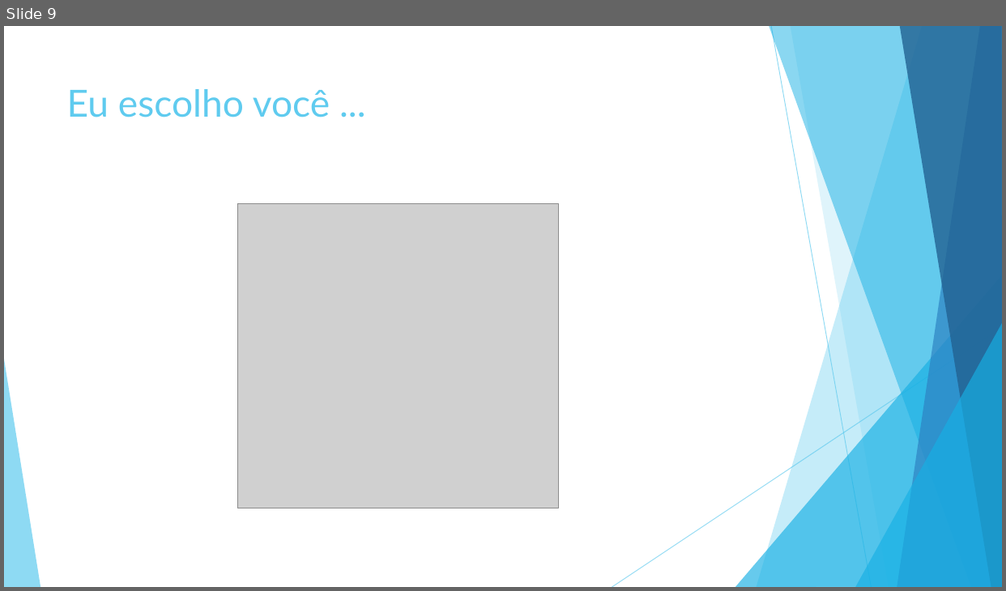
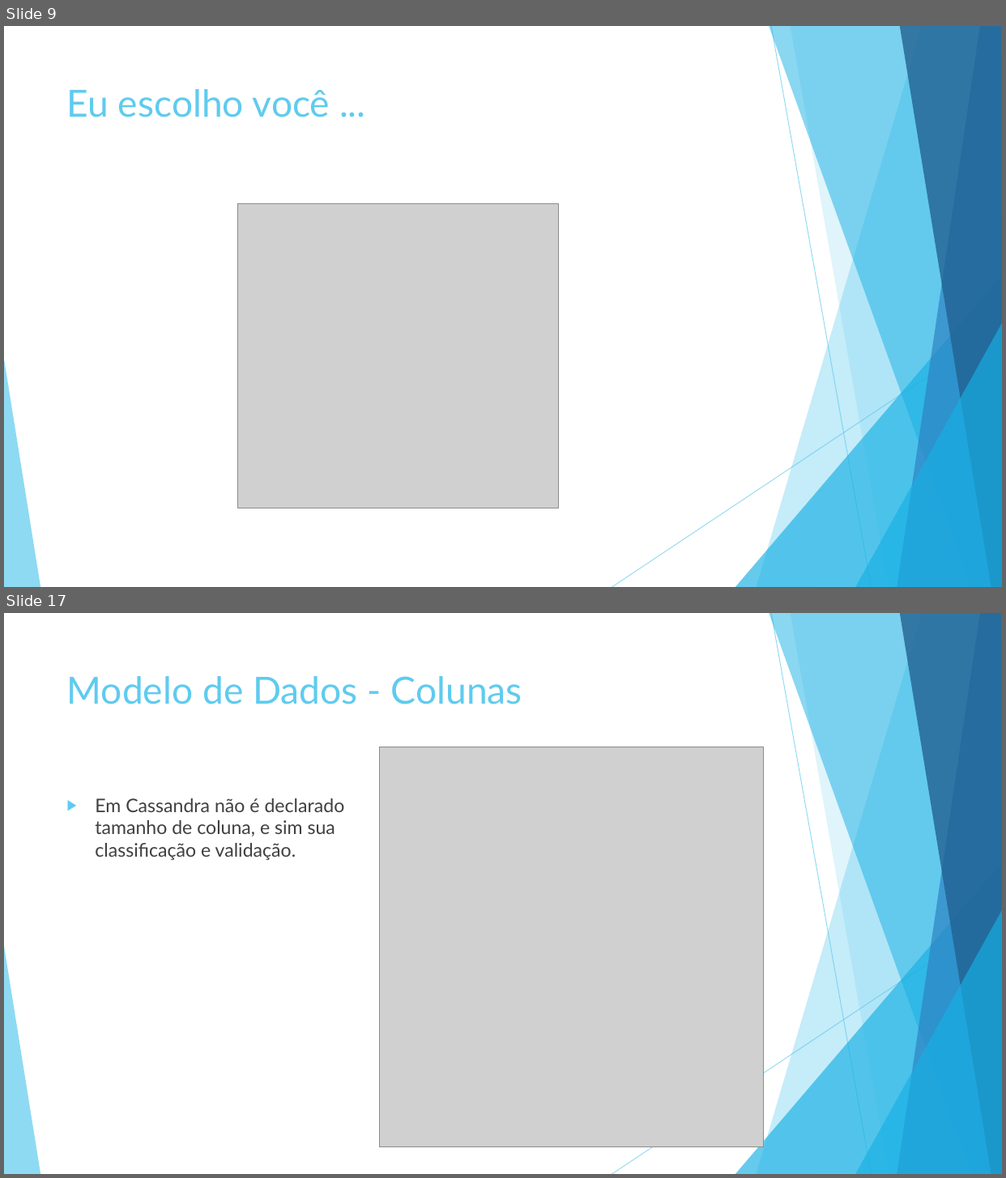
Before and after one commit to luiscferraz/bd-penitenciaria, a slide deck: Seminario/NoSQL.pptx. Shown one above the other, each under a label of ours: slide 9 before the commit, slides 9 and 17 after it; the slides between them are not shown. The pictures are 1006x591 and 1006x1178 pixels, drawn with LibreOffice and Linux fonts; fonts in the diff are those of the drawing; grey boxes stand for pictures. Boxes give left, top, right and bottom in pixels: in the first picture for what was removed or moved away, otherwise in the second. Text is boxed around its words. In the diff, an @@ line names an element or a change of style, - is before the commit and + after.

```diff
--- a/Seminario/NoSQL.pptx
+++ b/Seminario/NoSQL.pptx
@@ slide 17 added at <box>4,613,1002,1174</box>, background #FFFFFF; not listed: 10 template elements that a slide beside it also shows @@
@@ title added at <box>67,676,522,705</box>, 36 pt, text #5FCBEF @@
+Modelo de Dados - Colunas
@@ picture added at <box>379,747,763,1148</box> @@
@@ text added at <box>95,798,345,860</box>, 18 pt, text #404040 @@
+▶ Em Cassandra não é declarado
+  tamanho de coluna, e sim sua
+  classificação e validação.
```
Also in this commit, not shown: 8 other slides added, 1 slide removed.
